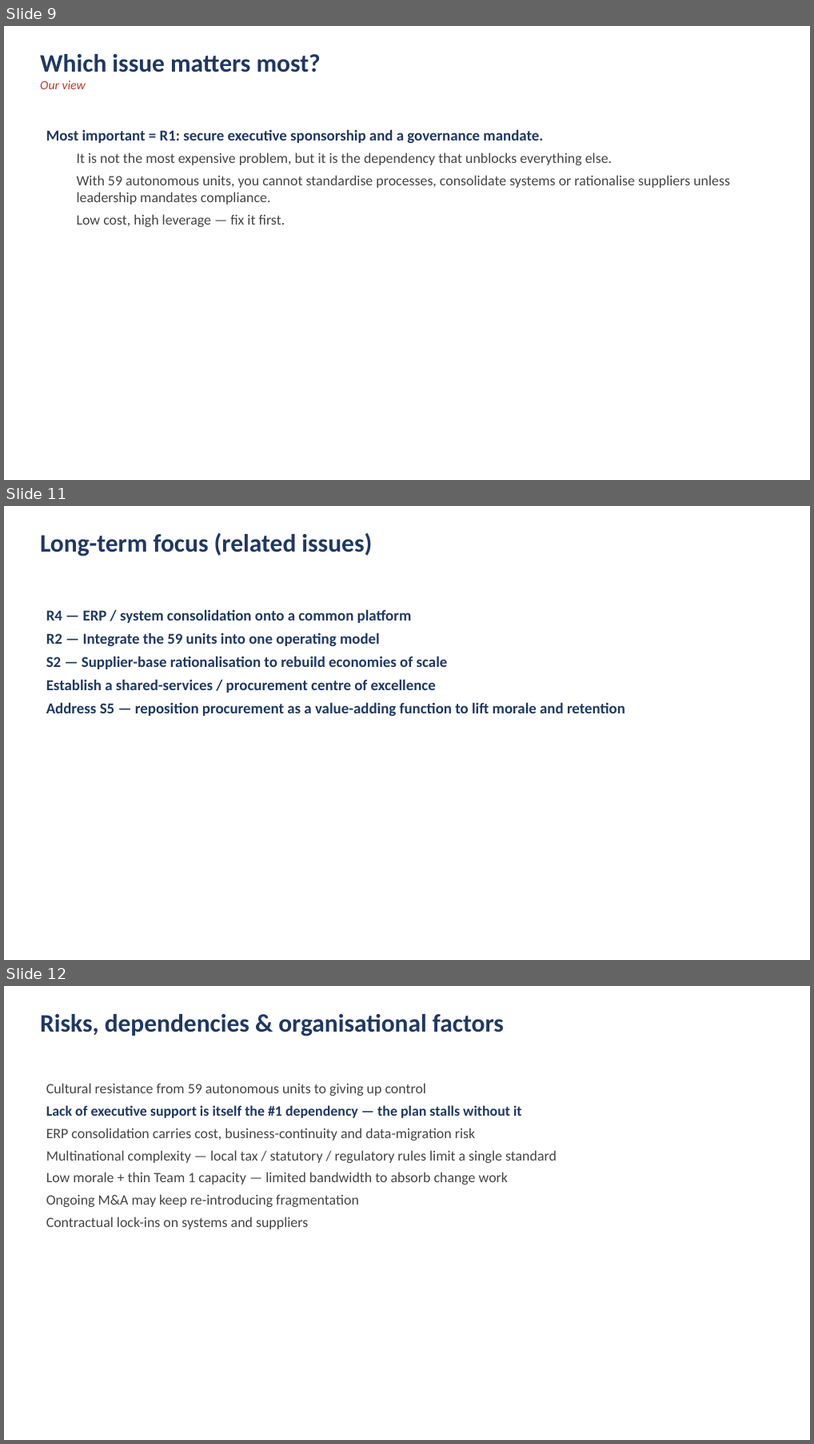
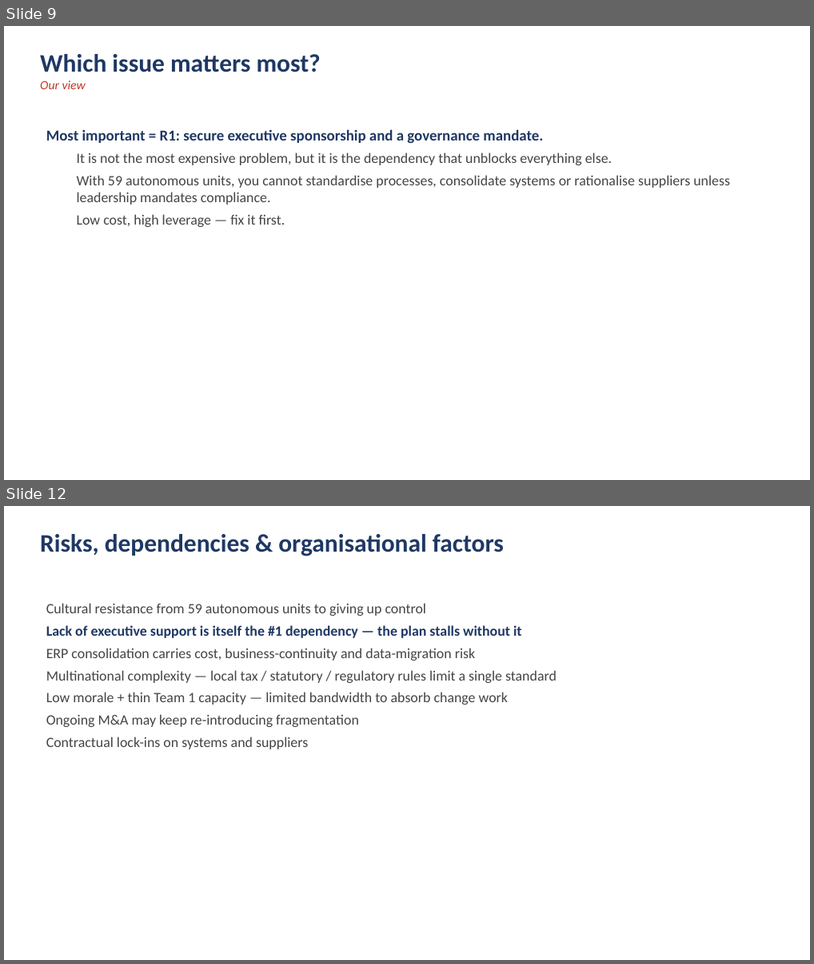
Before and after one commit to DAVIDEJI20/-irri-website, a slide deck: NextTech_Procurement_Analysis.pptx. Shown one above the other, each under a label of ours: slides 9, 11 and 12 before the commit, slides 9 and 12 after it; the slides between them are not shown. The pictures are 814x1444 and 814x964 pixels, drawn with LibreOffice and Linux fonts; fonts in the diff are those of the drawing. Boxes give left, top, right and bottom in pixels: in the first picture for what was removed or moved away, otherwise in the second. Text is boxed around its words. In the diff, an @@ line names an element or a change of style, - is before the commit and + after.

```diff
--- a/NextTech_Procurement_Analysis.pptx
+++ b/NextTech_Procurement_Analysis.pptx
@@ slide 11 removed at (x1=4, y1=506, x2=810, y2=960), background #FFFFFF @@
@@ text removed at (x1=40, y1=533, x2=372, y2=556) @@
-Long-term focus (related issues)
@@ text removed at (x1=46, y1=609, x2=626, y2=716) @@
-R4 — ERP / system consolidation onto a common platform
-R2 — Integrate the 59 units into one operating model
-S2 — Supplier-base rationalisation to rebuild economies of scale
-Establish a shared-services / procurement centre of excellence
-Address S5 — reposition procurement as a value-adding function to lift morale and retention
```
Also in this commit, not shown: 3 slides changed, 2 slides added, 1 other file.
